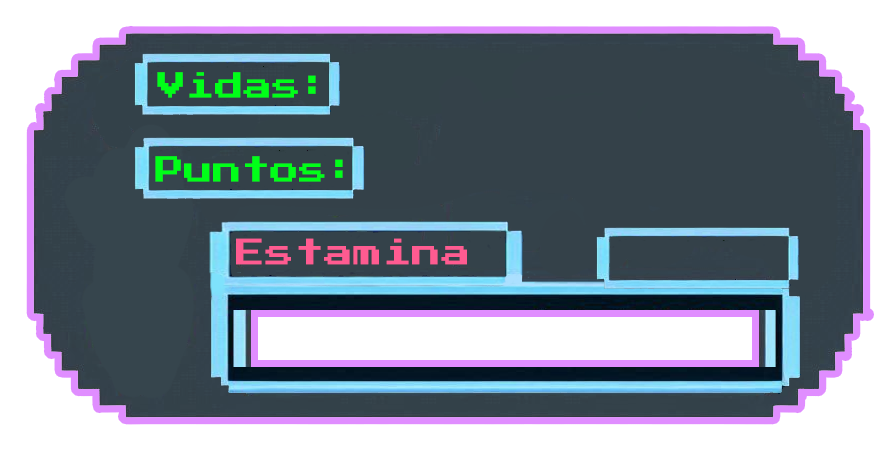
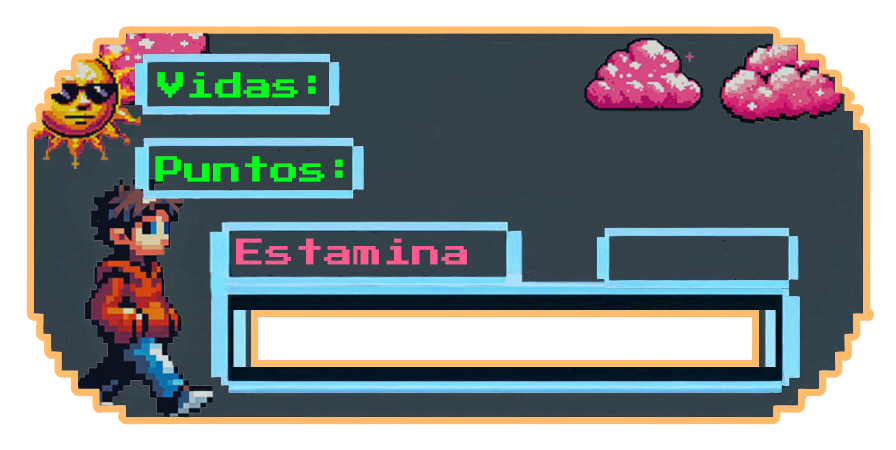
The second 896 x 450 image is a revision of the first. Changes to its layers:
added layer "Designer (4)" (80%) above "Designer (14)" over [31,44,149,169]
added layer "Designer (14)" (80%) above "Designer (12)" over [719,42,845,124]
added layer "Designer (12)" (1st of 2) (80%) above "Designer (12)" over [584,38,704,112]
added layer "Designer (12)" (2nd of 2) (80%) above "Designer (11)" over [92,32,220,107]
added layer "Designer (11)" (80%) above "Designer (10)" over [77,178,214,425]
